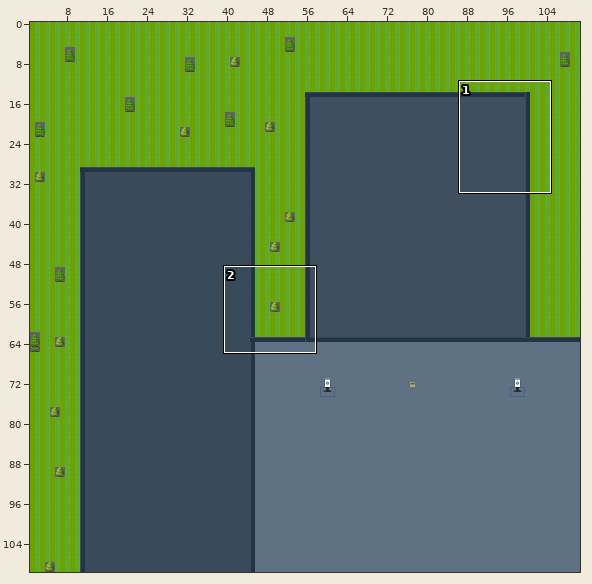
Two versions of a level (Tiled map (JSON), map.tmj). The picture above shows the old version from afar; the outline marks the close-up.
Close-up. Before:
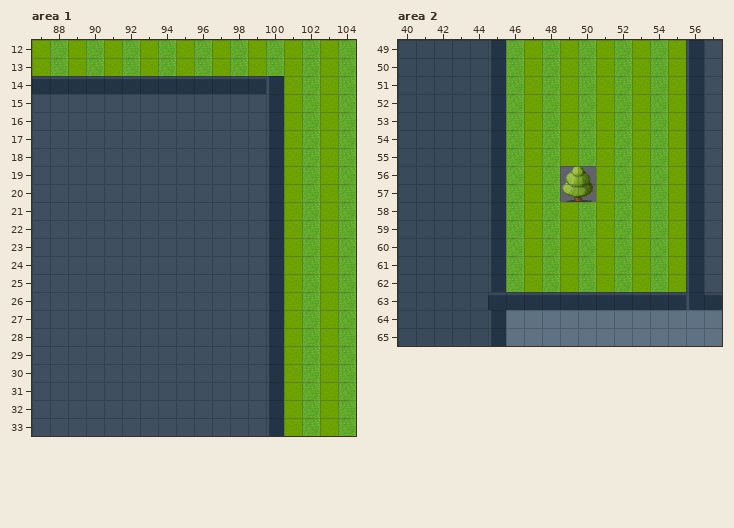
Cells are 32x32 px. Shown: area 1 x 87..104, y 12..33; area 2 x 40..57, y 49..65. The commit also changed other parts of the map, which this record leaves out.
The same view after the edit:
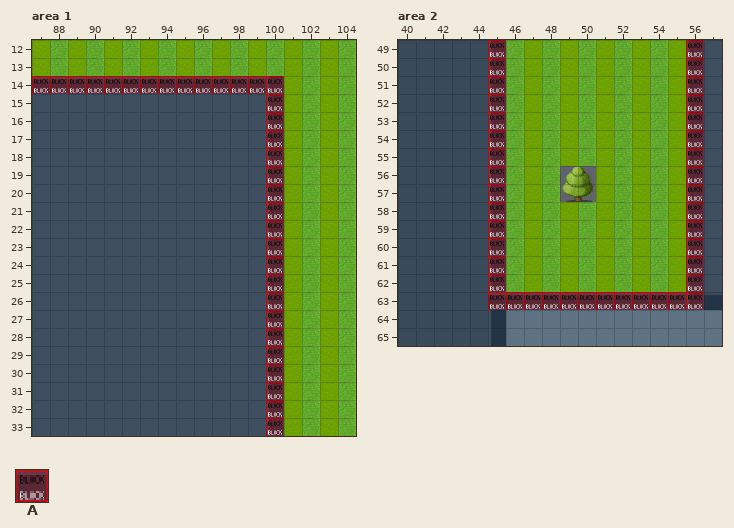
Key: from "Chunk 1": A 35.
_ is an empty cell.
Tiles of an added or newly shown layer are drawn over the layers below it.
See-through tiles are keyed as they look on the map.
Change:
Layer "Wall Collid" (now shown), area 1:
y 14: x 87..100 ______________ -> AAAAAAAAAAAAAA
y 15..33: x 100 _ -> A
Layer "Wall Collid" (now shown), area 2:
y 49..62: x 45 _ -> A; x 56 _ -> A
y 63: x 45..56 ____________ -> AAAAAAAAAAAA
